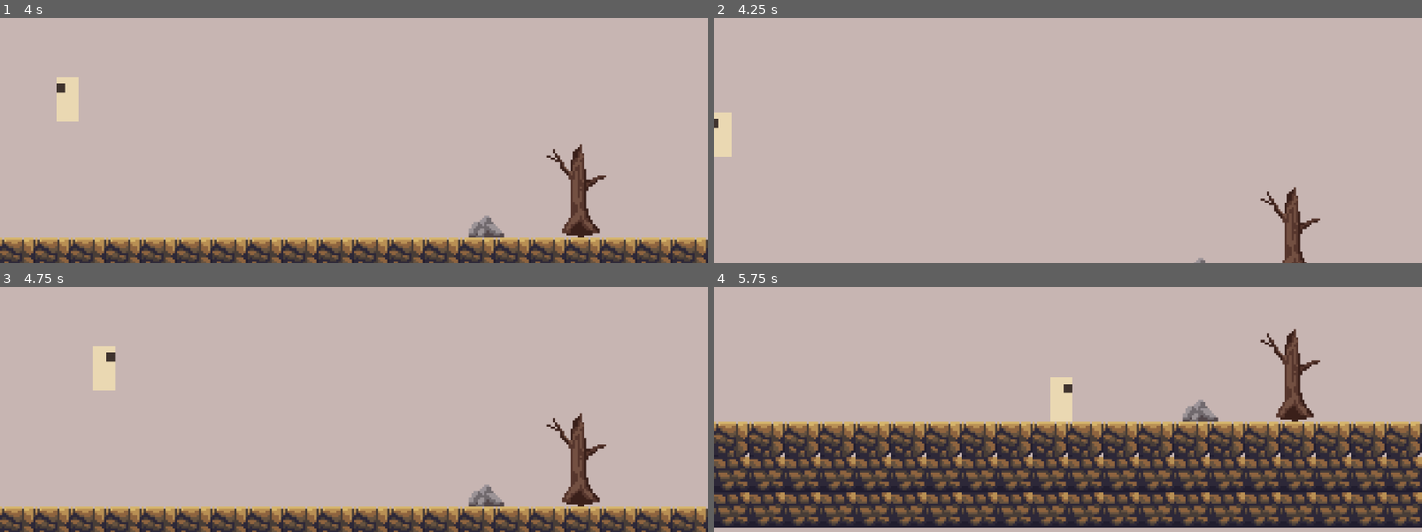
Above: before the commit, frames 1-4 (two rows, left to right).
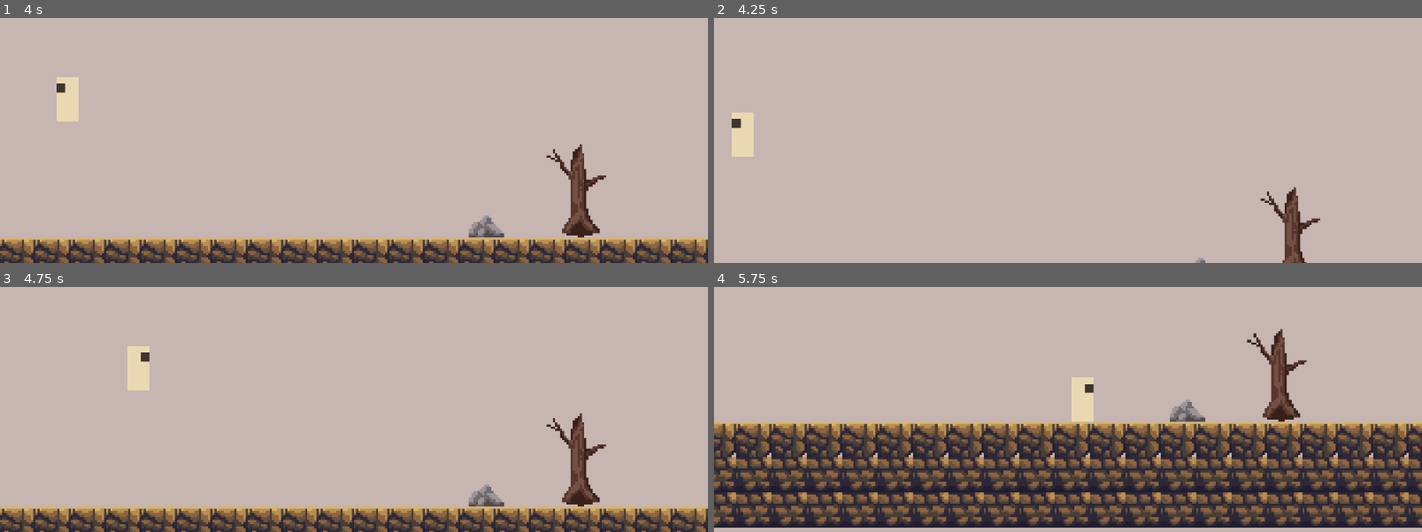
Above: after the commit, the same moments.

Repository: bbakercello/colossal-sound
Game: Godot game, scene res://main.tscn
Same seed, same stepped clock (60 frames per second), same inputs: the game is played once before the commit and once after it.
Inputs:
- Up to frame 1 (4 s): hold E (interact) 0.53-1.28 s; hold D (move_right) 0.53-2.03 s; tap Space (jump) at 0.77, 1.52, 3.02, 3.77 s; tap E (interact) at 1.35, 2.85 s; hold E (interact) 2.03-2.78 s; hold A (move_left) from 2.03 s (still down); hold E (interact) from 3.53 s (still down)
- Up to frame 2 (4.25 s): keep holding A (move_left); keep holding E (interact)
- Up to frame 3 (4.75 s): release A (move_left) at 4.28 s; release E (interact) at 4.28 s; hold D (move_right) from 4.28 s (still down); tap E (interact) at 4.35 s; tap Space (jump) at 4.52 s
- Up to frame 4 (5.75 s): keep holding D (move_right); hold E (interact) from 5.03 s (still down)

Frame 1 is identical in both runs. In frame 2, 1.0% of the frame differs, in the area x 0-6%, y 38-57%; in frame 3, 1.1%; in frame 4, 29%, in the area x 0-100%, y 16-98%.

Commit message:
Co-authored-by: Cursor <cursoragent@cursor.com>

Diff:
--- a/main.tscn
+++ b/main.tscn
@@ -1,8 +1,11 @@
-[gd_scene load_steps=4 format=3 uid="uid://c6ph5wasbk46d"]
+[gd_scene load_steps=5 format=3 uid="uid://c6ph5wasbk46d"]
 
 [ext_resource type="Script" path="res://main.gd" id="1_main"]
 [ext_resource type="TileSet" path="res://assets/placeholder/tileset/terrain_tileset.tres" id="2_tileset"]
 [ext_resource type="PackedScene" uid="uid://b8pqxlyrnvk2w" path="res://player/player.tscn" id="3_player"]
+
+[sub_resource type="RectangleShape2D" id="RectangleShape2D_wall"]
+size = Vector2(16, 200)
 
 [node name="Main" type="Node2D"]
 script = ExtResource("1_main")
@@ -14,3 +17,19 @@
 [node name="Player" parent="." instance=ExtResource("3_player")]
 unique_name_in_owner = true
 position = Vector2(80, -8)
+
+[node name="LeftBoundary" type="StaticBody2D" parent="."]
+collision_layer = 2
+collision_mask = 0
+position = Vector2(0, -100)
+
+[node name="CollisionShape2D" type="CollisionShape2D" parent="LeftBoundary"]
+shape = SubResource("RectangleShape2D_wall")
+
+[node name="RightBoundary" type="StaticBody2D" parent="."]
+collision_layer = 2
+collision_mask = 0
+position = Vector2(1600, -100)
+
+[node name="CollisionShape2D" type="CollisionShape2D" parent="RightBoundary"]
+shape = SubResource("RectangleShape2D_wall")
Not shown, changed: .gitignore
Not shown, removed: README.md
Not shown, removed: assets/placeholder/credits.md
Not shown, removed: docs/adding_content.md
Not shown, removed: docs/architecture.md
Not shown, removed: docs/conventions.md
